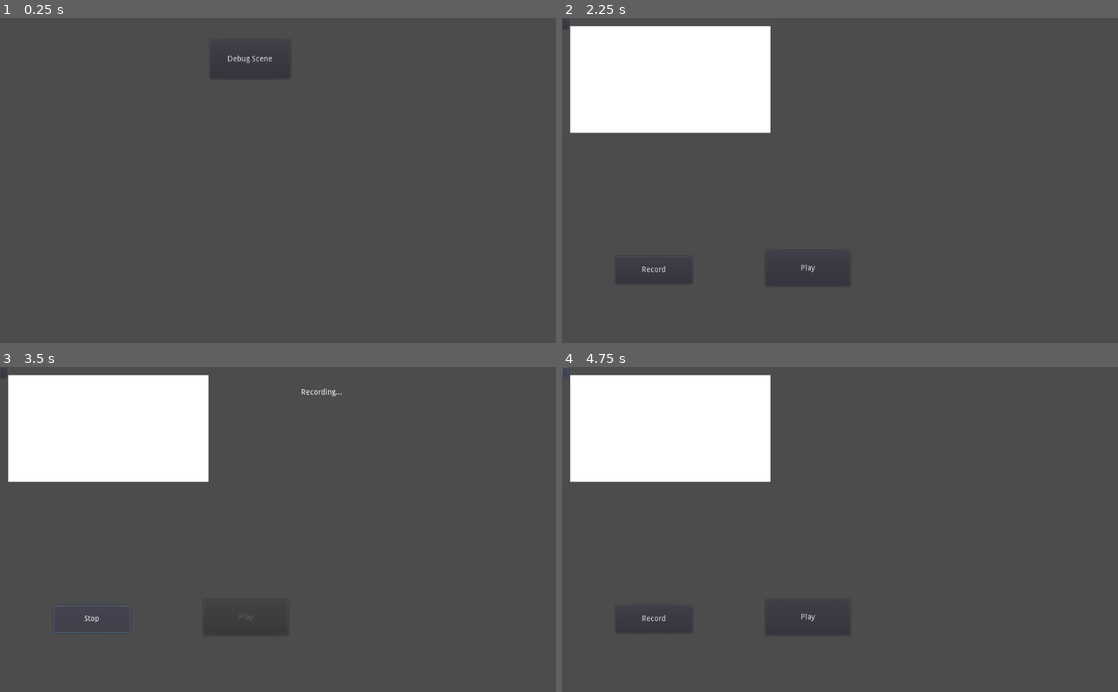
Above: before the commit, frames 1-4 (two rows, left to right).
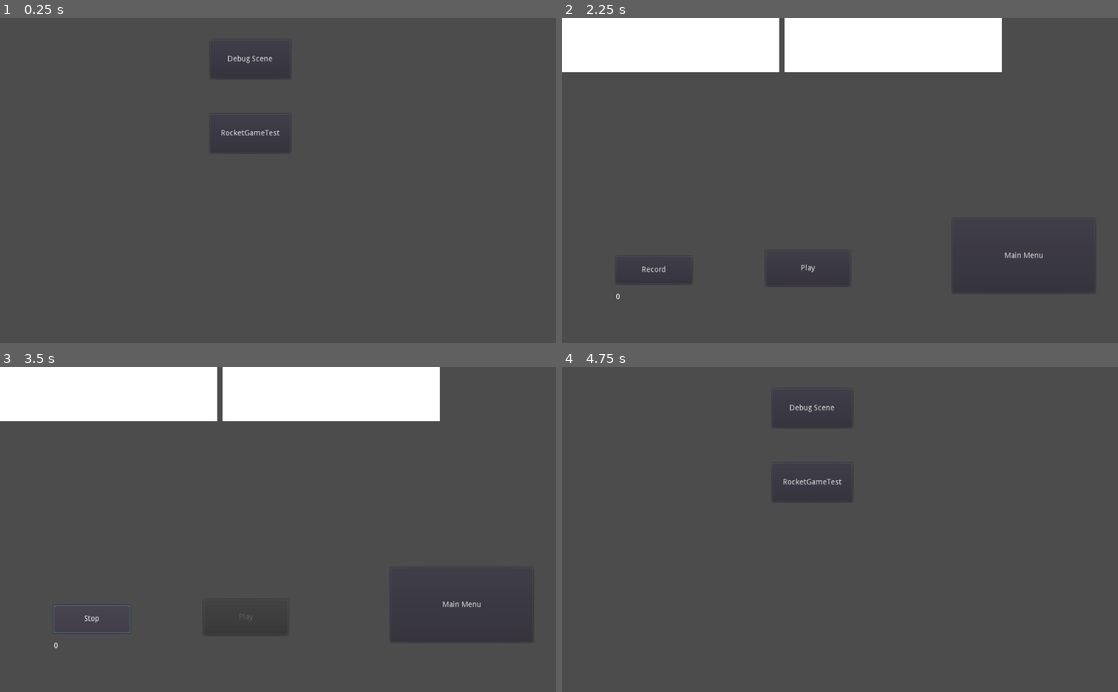
Above: after the commit, the same moments.

Repository: skoskosko/MusicGame
Game: Godot game, scene res://Scenes/MainScene.tscn
Two runs of this game, one before a commit and one after it. Both use one fixed random seed, a clock stepped at 60 frames per second and the inputs below.
Inputs (mouse positions are in pixels of both pictures, inside the frame that each line leads up to; where the layout moved, square brackets give the same spot in the first picture):
- Up to frame 1 (0.25 s): no input
- Up to frame 2 (2.25 s): click (812, 135) at 0.5 s, where only the run after the commit has a clickable "RocketGameTest"; click (1079, 37) at 1.25 s, where only the run after the commit has a clickable "To Main Menu"; click "Debug Scene" at 2 s
- Up to frame 3 (3.5 s): click "Record" at 2.75 s
- Up to frame 4 (4.75 s): click "Stop" at 3.5 s; click (1023, 604) [567, 373] at 4.25 s

The runs differ from the first frame. In frame 1, 0.1% of the frame differs, in the area x 38-52%, y 34-42%; in frame 2, 15%, in the area x 0-95%, y 0-87%; in frame 3, 15%; in frame 4, 12%.

Commit message:
Add Rocket game

Diff:
--- /dev/null
+++ b/Objects/Asteroid/Asteroid.tscn
@@ -0,0 +1,17 @@
+[gd_scene load_steps=3 format=2]
+
+[ext_resource path="res://Objects/Asteroid.png" type="Texture" id=1]
+
+[sub_resource type="CircleShape2D" id=1]
+radius = 37.2156
+
+[node name="Asteroid" type="RigidBody2D"]
+gravity_scale = 0.0
+linear_damp = 0.0
+angular_damp = 0.0
+
+[node name="CollisionShape2D" type="CollisionShape2D" parent="."]
+shape = SubResource( 1 )
+
+[node name="Sprite" type="Sprite" parent="."]
+texture = ExtResource( 1 )
--- a/SceneScripts/DebugScript.gd
+++ b/SceneScripts/DebugScript.gd
@@ -1,32 +1,32 @@
 extends Control
 
-var effect
+var recorder
 var recording
+var output_spectrum
+var recorder_spectrum
 
 func _ready():
-	var idx = AudioServer.get_bus_index("Record")
-	effect = AudioServer.get_bus_effect(idx, 0)
-	print(effect)
+
+	recorder = AudioServer.get_bus_effect(1, 0)
+	output_spectrum = AudioServer.get_bus_effect_instance(0,0)
+	recorder_spectrum = AudioServer.get_bus_effect_instance(1,1)
 
 
 func _on_MainMenu_pressed():
-	get_tree().change_scene("res://Scenes/MainMenu.tscn")
-
+	get_tree().change_scene("res://Scenes/MainScene.tscn")
 
 func _on_RecordButton_pressed():
-	if effect.is_recording_active():
-		recording = effect.get_recording()
+	if recorder.is_recording_active():
+		recording = recorder.get_recording()
 		$PlayButton.disabled = false
-		effect.set_recording_active(false)
+		recorder.set_recording_active(false)
 		$RecordButton.text = "Record"
 		$Status.text = ""
 	else:
 		$PlayButton.disabled = true
-		effect.set_recording_active(true)
+		recorder.set_recording_active(true)
 		$RecordButton.text = "Stop"
 		$Status.text = "Recording..."
-
-
 
 func _on_PlayButton_pressed():
 	print(recording)
@@ -38,3 +38,49 @@
 	print(data.size())
 	$AudioStreamPlayer.stream = recording
 	$AudioStreamPlayer.play()
+
+# Draw Spectrum
+
+const VU_COUNT = 16
+const FREQ_MAX = 11050.0
+const MIN_DB = 60
+func draw_spectrum(spectrum, width=400, height=100, x=0, y=0):
+	#warning-ignore:integer_division
+	draw_rect(Rect2(x, y, width, height), Color.white)
+	if is_instance_valid(spectrum):
+		var w = width / VU_COUNT
+		var prev_hz = 0
+		for i in range(1, VU_COUNT+1):
+			var hz = i * FREQ_MAX / VU_COUNT;
+			var magnitude: float = spectrum.get_magnitude_for_frequency_range(prev_hz, hz).length()
+			var energy = clamp((MIN_DB + linear2db(magnitude)) / MIN_DB, 0, 1)
+			var h = energy * height
+			var tmp_x = x + w * (i-1)
+			var tmp_y = y + height - h
+			draw_rect(Rect2(tmp_x, tmp_y, w, h), Color.black)
+			prev_hz = hz
+
+func get_pitch(spectrum):
+	if is_instance_valid(spectrum):
+		var max_hz = 0
+		var hz_val = 0
+		var prev_hz = 0
+		for i in range(50, 2000):
+			var hz = i;
+			var magnitude: float = spectrum.get_magnitude_for_frequency_range(prev_hz, hz).length()
+			if magnitude > max_hz:
+				max_hz = magnitude
+				hz_val = i
+			prev_hz = hz
+
+		return hz_val
+
+func _draw():
+	draw_spectrum(output_spectrum, 400, 100, 0, 0)
+	draw_spectrum(recorder_spectrum, 400, 100, 410, 0)
+	$Pitch.text = str(get_pitch(recorder_spectrum))
+
+
+
+func _process(_delta):
+	update()
--- a/SceneScripts/MainScript.gd
+++ b/SceneScripts/MainScript.gd
@@ -4,5 +4,11 @@
 func DebugScene():
 	get_tree().change_scene("res://Scenes/DebugScene.tscn")
 
+func RocketScene():
+	get_tree().change_scene("res://Scenes/RocketScene.tscn")
+
 func _on_OpenDebug_pressed():
 	DebugScene()
+
+func _on_OpenRocket_pressed():
+	RocketScene()
--- /dev/null
+++ b/SceneScripts/RocketScript.gd
@@ -0,0 +1,180 @@
+extends Node2D
+
+var recorder_spectrum : AudioEffectSpectrumAnalyzerInstance
+var signal_processing = load("res://Scripts/SignalProcessing.gd")
+
+# Animation Management
+const TIME_ANIMATION_STEP = 0.03333
+var time = 0
+
+# Rocket movement management
+const TIME_SOUND_CHECK = 100 # 100ms
+const MOVE_STEP = 10
+var wanted_height = 10
+
+var last_move = 0
+const recognition_length = 50
+var start_of_sound = 0
+var length_of_sound = 0
+var last_sound = 0
+
+
+var points = 0
+var playing = true
+
+## PLAYER MANAGEMENT
+func calc_height(min_orig, max_orig, min_allowed, max_allowed, val):
+	return (max_allowed - min_allowed) * (val - min_orig) / (max_orig - min_orig) + min_allowed
+
+func setRobotHeight():
+	# up  -20 degrees
+	# down 20 degrees
+
+	var y = $Player.position.y
+	# print("player pos:" + str(y))
+	# print("wanted_height:" + str(wanted_height))
+	if abs(y - wanted_height) > 10:
+		if y < wanted_height: # go down
+			pass
+			$Player.global_position = $Player.global_position + Vector2(0, MOVE_STEP)
+			# $Player.position.y += MOVE_STEP
+			$Player.rotation = 20
+		else: # go up
+			$Player.global_position = $Player.global_position - Vector2(0, MOVE_STEP)
+			# $Player.position.y -= MOVE_STEP
+			$Player.rotation = -20
+	else:
+		$Player.global_position = Vector2($Player.global_position[0], wanted_height)
+		$Player.rotation = 0
+
+func calcRobotHeight(min_hertz = 517, max_hertz=1034):
+	# Fitted to to hertz of soprano recorder
+	# 517 -> 590
+	#
+	# 1034 -> 10
+	var start_time = OS.get_system_time_msecs()
+	if start_time - last_move > TIME_SOUND_CHECK or length_of_sound != 0:
+		var hertz = signal_processing.getFundFreq(recorder_spectrum)
+		if hertz and min_hertz <= hertz and hertz <= max_hertz:
+			var height = 600 - calc_height(min_hertz, max_hertz, 10, 590, hertz)
+
+			if last_sound == hertz:
+				length_of_sound = start_time - start_of_sound
+				if length_of_sound > recognition_length:
+					wanted_height = height
+					last_move = start_time
+			else:
+				last_sound = hertz
+				start_of_sound = start_time
+
+## BACKGROUND MANAGER
+
+## MANAGE STARS
+var stars : Array = []
+const STAR_COUNT = 20
+const MIN_STAR_SPEED = 20
+const MAX_STAR_SPEED = 80
+
+
+func handleStars():
+	for item in stars:
+		var star : Sprite = item[0]
+		var rigid : RigidBody2D = item[1]
+
+		# print( rigid.global_transform.origin.x )
+		if rigid.global_transform.origin.x < - (get_viewport().size[0] + 20):
+			star.visible = false
+			stars.erase(item)
+			stars.append(initiate_star())
+			# print("new star")
+
+func initiate_star(rand_x = false):
+	var star_rigid = RigidBody2D.new()
+	star_rigid.mode = RigidBody2D.MODE_RIGID
+	star_rigid.gravity_scale = 0
+	star_rigid.linear_damp = 0
+	var speed =  MIN_STAR_SPEED + randi() % int(MAX_STAR_SPEED-MIN_STAR_SPEED)
+	star_rigid.linear_velocity.x = -speed
+	var star = Sprite.new()
+	var star_texture = load("res://Textures/Objects/Star-1.png")
+	star.set_texture(star_texture)
+	var x = get_viewport().size[0] + 20
+	if rand_x:
+		x = randi() % int(get_viewport().size[0])
+	var y = randi() % int(get_viewport().size[1])
+	star.global_position = Vector2(x, y)
+	star_rigid.add_child(star, true)
+	$StarHolder.add_child(star_rigid, true)
+	return [star, star_rigid]
+
+func initiate_stars():
+	for i in range(STAR_COUNT):
+		stars.append(initiate_star(true))
+
+## Asteroid management
+
+var max_asteroids = 1
+
+func handleAsteroids():
+	# var asteroid = $Meteorite.duplicate()
+	# print(asteroid.global_position)
+	#print(asteroid.name)
+	# print(len($AsteroidHolder.get_children()))
+	max_asteroids = int(points / 100)
+
+	if len($AsteroidHolder.get_children()) < max_asteroids:
+		var resource = load("res://Objects/Asteroid/Asteroid.tscn")
+		var asteroid = resource.instance()
+		asteroid.global_position = Vector2(int(get_viewport().size[0]), randi() % int(get_viewport().size[1]) )
+		asteroid.linear_velocity.x = min (-100, -int((randi() % points) / 2) )
+		$AsteroidHolder.add_child(asteroid, true)
+		pass
+
+	for asteroid in $AsteroidHolder.get_children ():
+		if asteroid.global_position[0] < -40:
+			asteroid.queue_free()
+
+
+## GENERAL FUNCS
+
+
+
+func animate():
+	setRobotHeight()
+	handleStars()
+	handleAsteroids()
+	points += 1
+	$PointLabel.text= str(points)
+
+func _ready():
+	seed(OS.get_system_time_msecs())
+	recorder_spectrum = AudioServer.get_bus_effect_instance(1,1)
+	initiate_stars()
+
+func _draw():
+	calcRobotHeight()
+
+
+func _process(delta):
+	time += delta
+	if time > TIME_ANIMATION_STEP:
+		if playing:
+			animate()
+		time = 0
+	update()
+
+
+func _on_Button_pressed():
+	get_tree().change_scene("res://Scenes/MainScene.tscn")
+
+
+
+func _on_Player_body_entered(body):
+	playing = false
+	get_tree().paused = true
+	$PausePopup.show()
+
+
+func _on_Main_Menu_pressed():
+	get_tree().paused = false
+	get_tree().change_scene("res://Scenes/MainScene.tscn")
--- a/Scenes/DebugScene.tscn
+++ b/Scenes/DebugScene.tscn
@@ -12,11 +12,14 @@
 "_edit_use_anchors_": false
 }
 
-[node name="ColorRect" type="ColorRect" parent="."]
-margin_left = 15.0
-margin_top = 15.0
-margin_right = 384.0
-margin_bottom = 212.0
+[node name="Pitch" type="Label" parent="."]
+margin_left = 99.0
+margin_top = 508.0
+margin_right = 326.0
+margin_bottom = 561.0
+__meta__ = {
+"_edit_use_anchors_": false
+}
 
 [node name="RecordButton" type="Button" parent="."]
 margin_left = 99.0
@@ -24,6 +27,9 @@
 margin_right = 240.0
 margin_bottom = 491.0
 text = "Record"
+__meta__ = {
+"_edit_use_anchors_": false
+}
 
 [node name="PlayButton" type="Button" parent="."]
 margin_left = 375.0
@@ -45,8 +51,11 @@
 }
 
 [node name="MainMenu" type="Button" parent="."]
-margin_right = 12.0
-margin_bottom = 20.0
+margin_left = 719.0
+margin_top = 370.0
+margin_right = 982.0
+margin_bottom = 508.0
+text = "Main Menu"
 __meta__ = {
 "_edit_use_anchors_": false
 }
--- a/Scenes/MainScene.tscn
+++ b/Scenes/MainScene.tscn
@@ -15,4 +15,15 @@
 "_edit_use_anchors_": false
 }
 
+[node name="OpenRocket" type="Button" parent="."]
+margin_left = 387.0
+margin_top = 177.0
+margin_right = 535.0
+margin_bottom = 249.0
+text = "RocketGameTest"
+__meta__ = {
+"_edit_use_anchors_": false
+}
+
 [connection signal="pressed" from="OpenDebug" to="." method="_on_OpenDebug_pressed"]
+[connection signal="pressed" from="OpenRocket" to="." method="_on_OpenRocket_pressed"]
--- /dev/null
+++ b/Scenes/RocketScene.tscn
@@ -0,0 +1,92 @@
+[gd_scene load_steps=5 format=2]
+
+[ext_resource path="res://SceneScripts/RocketScript.gd" type="Script" id=1]
+[ext_resource path="res://Textures/Characters/Rocket-1.png" type="Texture" id=2]
+
+[sub_resource type="AudioStreamMicrophone" id=1]
+
+[sub_resource type="RectangleShape2D" id=2]
+extents = Vector2( 21, 6.5 )
+
+[node name="RocketScene" type="Node2D"]
+script = ExtResource( 1 )
+
+[node name="StarHolder" type="Node" parent="."]
+
+[node name="SpaceBaground" type="ColorRect" parent="."]
+margin_left = -69.0
+margin_top = -33.0
+margin_right = 1096.0
+margin_bottom = 639.0
+color = Color( 0.101961, 0.0901961, 0.0901961, 1 )
+__meta__ = {
+"_edit_use_anchors_": false
+}
+
+[node name="ColorRect" type="ColorRect" parent="."]
+visible = false
+margin_left = 219.0
+margin_top = 100.0
+margin_right = 806.0
+margin_bottom = 434.0
+__meta__ = {
+"_edit_use_anchors_": false
+}
+
+[node name="PointLabel" type="Label" parent="."]
+margin_left = 794.0
+margin_top = 560.0
+margin_right = 1006.0
+margin_bottom = 588.0
+text = "123456"
+__meta__ = {
+"_edit_use_anchors_": false
+}
+
+[node name="AudioStreamPlayer" type="AudioStreamPlayer" parent="."]
+stream = SubResource( 1 )
+autoplay = true
+bus = "Record"
+
+[node name="Button" type="Button" parent="."]
+margin_left = 883.0
+margin_top = 14.0
+margin_right = 1014.0
+margin_bottom = 53.0
+text = "To Main Menu"
+__meta__ = {
+"_edit_use_anchors_": false
+}
+
+[node name="Player" type="RigidBody2D" parent="."]
+position = Vector2( 56, 44 )
+gravity_scale = 0.0
+contacts_reported = 10
+contact_monitor = true
+
+[node name="PlayerSprite" type="Sprite" parent="Player"]
+texture = ExtResource( 2 )
+
+[node name="CollisionShape2D" type="CollisionShape2D" parent="Player"]
+shape = SubResource( 2 )
+
+[node name="PausePopup" type="Popup" parent="."]
+pause_mode = 2
+anchor_right = 0.919
+margin_left = 219.0
+margin_top = 76.0
+margin_right = 705.0
+margin_bottom = 392.0
+
+[node name="Main Menu" type="Button" parent="PausePopup"]
+margin_left = 136.0
+margin_top = 42.0
+margin_right = 325.0
+margin_bottom = 122.0
+text = "Main Menu"
+
+[node name="AsteroidHolder" type="Node" parent="."]
+
+[connection signal="pressed" from="Button" to="." method="_on_Button_pressed"]
+[connection signal="body_entered" from="Player" to="." method="_on_Player_body_entered"]
+[connection signal="pressed" from="PausePopup/Main Menu" to="." method="_on_Main_Menu_pressed"]
--- /dev/null
+++ b/Scripts/SignalProcessing.gd
@@ -0,0 +1,86 @@
+
+class_name SignalProcessing
+
+
+static func getFundFreq(spectrum : AudioEffectSpectrumAnalyzerInstance, min_magnitude : float =0.02):
+	if is_instance_valid(spectrum):
+		var max_hz = 0
+		var hz_val = 0
+		var prev_hz = 0
+		for i in range(50, 2000):
+			var hz = i;
+			var magnitude: float = spectrum.get_magnitude_for_frequency_range(prev_hz, hz).length()
+			if magnitude > max_hz:
+				max_hz = magnitude
+				hz_val = i
+			prev_hz = hz
+		if min_magnitude < max_hz:
+			return hz_val
+
+
+
+
+func fft(x: Array) -> Array:
+
+	# how long the unput is
+	var n := x.size()
+
+	# stop if we are too short
+	if n <= 1:
+		return x
+
+	# two split arrays
+	var even := []
+	var odd := []
+
+	# split the input
+	for i in range(n):
+
+		if (i & 1) == 0:
+			even.append(x[i])
+		else:
+			odd.append(x[i])
+
+	# recursion
+	even = fft(even)
+	odd = fft(odd)
+
+	var t := []
+
+	for i in range(n / 2):
+
+		# this is complex number math
+		# complex part
+		var c_part := -TAU * (float(i) / float(n))
+
+		var exp_out := Vector2(
+			cos(c_part),
+			sin(c_part)
+		)
+
+		# then, complex multiplication
+		var a := exp_out.x
+		var b := exp_out.y
+		var c := odd[i].x as float
+		var d := odd[i].y as float
+
+		var mult_out = Vector2(a*c - b*d, a*d + b*c)
+
+		# and add it
+		t.append(mult_out)
+
+	# output array
+	var output := []
+
+	# and calculate the putputs
+	for i in range(n / 2):
+
+		output.append(even[i] + t[i])
+
+	# other side
+	for i in range(n / 2):
+
+		output.append(even[i] - t[i])
+
+	# return
+	return output
--- a/default_bus_layout.tres
+++ b/default_bus_layout.tres
@@ -1,9 +1,17 @@
-[gd_resource type="AudioBusLayout" load_steps=2 format=2]
+[gd_resource type="AudioBusLayout" load_steps=4 format=2]
+
+[sub_resource type="AudioEffectSpectrumAnalyzer" id=2]
+resource_name = "SpectrumAnalyzer"
 
 [sub_resource type="AudioEffectRecord" id=1]
 resource_name = "Record"
 
+[sub_resource type="AudioEffectSpectrumAnalyzer" id=3]
+resource_name = "SpectrumAnalyzer"
+
 [resource]
+bus/0/effect/0/effect = SubResource( 2 )
+bus/0/effect/0/enabled = true
 bus/1/name = "Record"
 bus/1/solo = false
 bus/1/mute = true
@@ -12,3 +20,5 @@
 bus/1/send = "Master"
 bus/1/effect/0/effect = SubResource( 1 )
 bus/1/effect/0/enabled = true
+bus/1/effect/1/effect = SubResource( 3 )
+bus/1/effect/1/enabled = true
--- a/project.godot
+++ b/project.godot
@@ -7,6 +7,16 @@
 ;   param=value ; assign values to parameters
 
 config_version=4
+
+_global_script_classes=[ {
+"base": "Reference",
+"class": "SignalProcessing",
+"language": "GDScript",
+"path": "res://Scripts/SignalProcessing.gd"
+} ]
+_global_script_class_icons={
+"SignalProcessing": ""
+}
 
 [application]
 
Binary file added: Objects/Asteroid.png
Not shown, added: Objects/Asteroid.png.import
Not shown, added: PythonTests/trombone.wav.import
Binary file added: Textures/Characters/Rocket-1.png
Not shown, added: Textures/Characters/Rocket-1.png.import
Binary file added: Textures/Characters/Untitled.png
Not shown, added: Textures/Characters/Untitled.png.import
Binary file added: Textures/Objects/Star-1.png
Not shown, added: Textures/Objects/Star-1.png.import
Not shown, changed: .gitignore
Not shown, added: PythonTests/sound.pdf
Not shown, added: PythonTests/spectrum.py
(and 2 more such lines)
